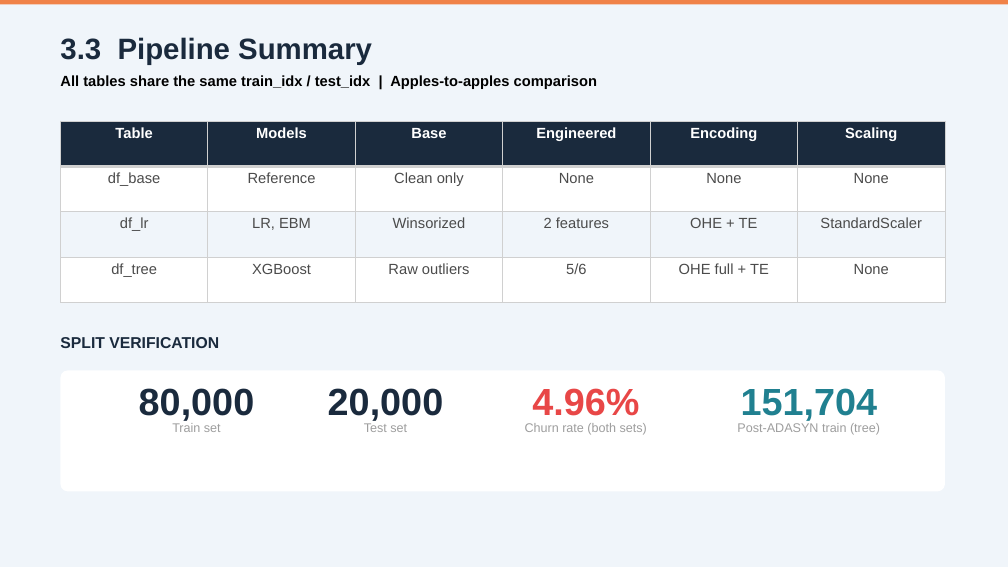
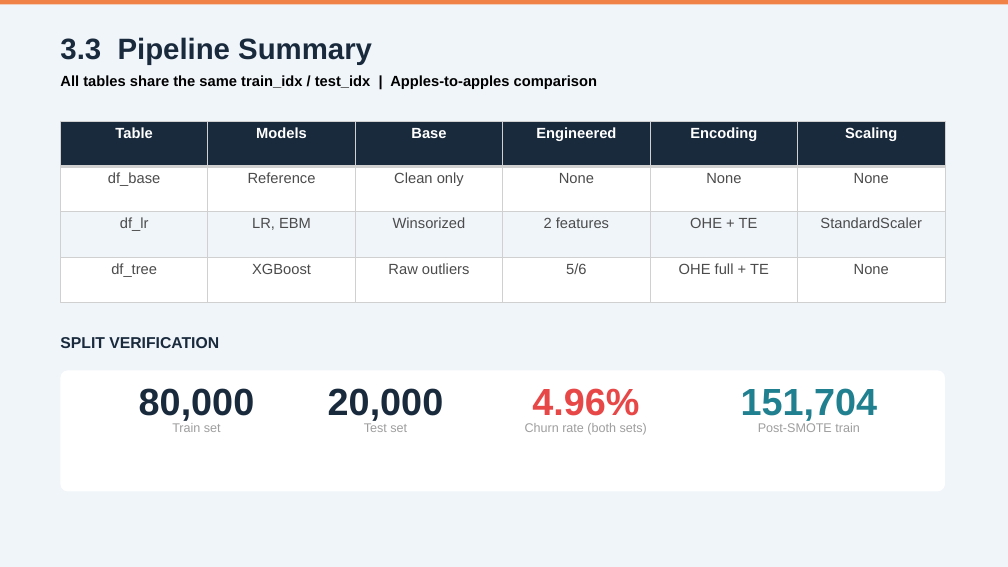
Before and after one commit to mind-wanderer00/ubp-attrition-api, a slide deck: slide 23 of presentation docs/Copino_UBP_Presentation_Final.pptx. Drawn at 1008x567 pixels with LibreOffice and Linux fonts; fonts in the diff are those of the drawing. Boxes give left, top, right and bottom in pixels: in the first picture for what was removed or moved away, otherwise in the second. Text is boxed around its words. In the diff, an @@ line names an element or a change of style, - is before the commit and + after.

```diff
--- a/presentation docs/Copino_UBP_Presentation_Final.pptx
+++ b/presentation docs/Copino_UBP_Presentation_Final.pptx
@@ text at [758, 423, 859, 432]: text changed @@
-Post-ADASYN train (tree)
+Post-SMOTE train
```
Also in this commit, not shown: 3 other slides changed, 3 other files.
